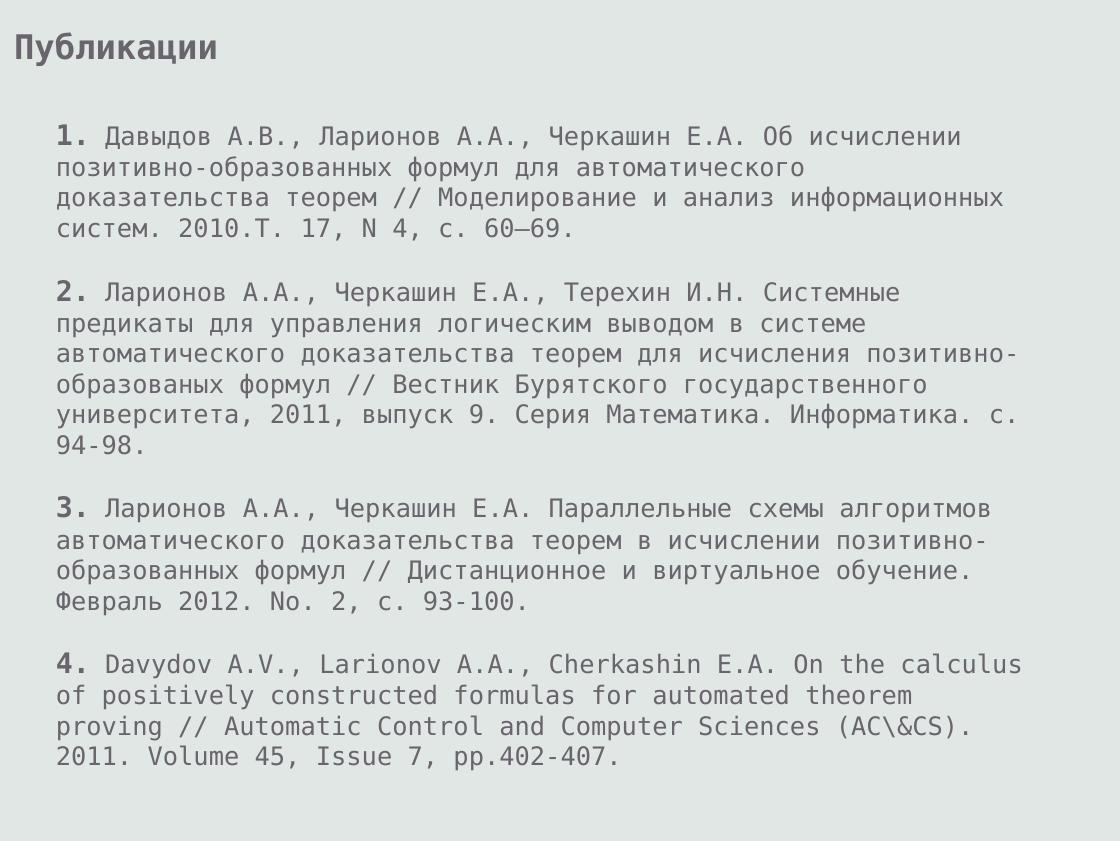
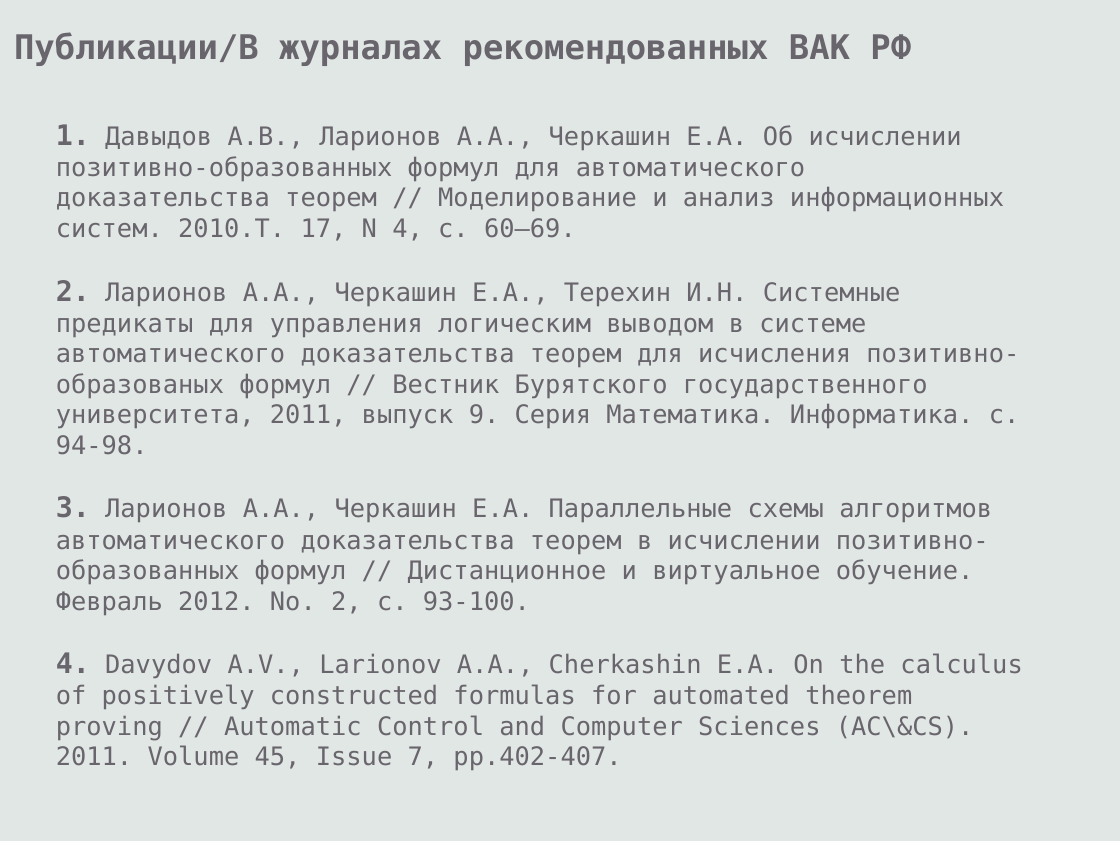
Before and after one commit to eugeneai/prisnif, a slide deck: slide 12 of brick/pres/pacman.odp (slide 10 before the commit). Drawn at 1120x841 pixels with LibreOffice and Linux fonts; fonts in the diff are those of the drawing. Boxes give left, top, right and bottom in pixels: in the first picture for what was removed or moved away, otherwise in the second. Text is boxed around its words. In the diff, an @@ line names an element or a change of style, - is before the commit and + after.

```diff
--- a/brick/pres/pacman.odp
+++ b/brick/pres/pacman.odp
@@ text at <box>14,32,911,66</box>: text changed @@
-Публикации
+Публикации/В журналах рекомендованных ВАК РФ
```
Also in this commit, not shown: 20 other slides changed, 7 slides added, 1 slide removed, 8 other files.
